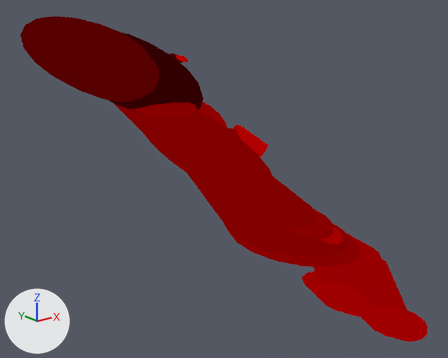
Renders of the Blender file art/models/registrar.blend from each side of a commit.
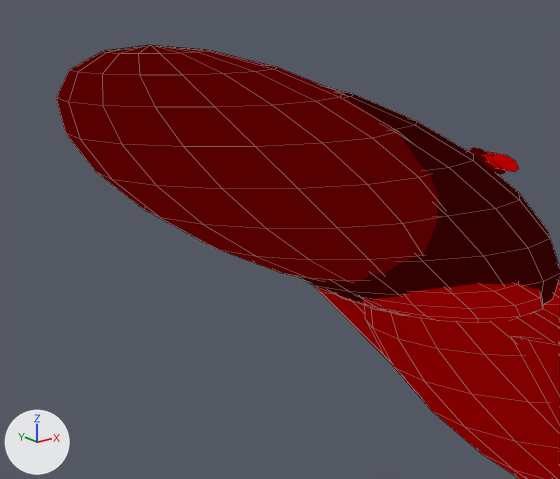
Each version is shown whole from a 50 mm camera at (-1.459, -1.033, 1.02) aimed at (-0.367, 0.332, 0.474), then close up on the part from 0% to 45% of the width and 0% to 48% of the height. Lighting does not change. The marker at lower left points along +X, +Y and +Z. The first two pictures are the older version. The close-ups show mesh edges as thin lines.

Script lines for the objects in view, before the commit:
```python
me_hair = bpy.data.meshes.new('hair')
me_hair.from_pydata(...)  # a UV sphere (16 segments, 10 rings, poles along z) spanning x -1.0..1.0, y -1.0..1.0, z -1.0..1.0
me_hair.polygons.foreach_set('use_smooth', [True] * 160)
me_hair.materials.append(mat_id_3)  # dark red #560000
me_head = bpy.data.meshes.new('head')
me_head.from_pydata(...)  # a UV sphere (16 segments, 10 rings, poles along z) spanning x -1.0..1.0, y -1.0..1.0, z -1.0..1.0
me_head.polygons.foreach_set('use_smooth', [True] * 160)
me_head.materials.append(mat_id_1)  # dark red #320000
me_upper_l = bpy.data.meshes.new('upper_l')
me_upper_l.from_pydata(...)  # a 10-sided cylinder along z spanning x -0.95..0.95, y -1.0..1.0, z 0.0..1.0
me_upper_l.polygons.foreach_set('use_smooth', [True] * 12)
me_upper_l.materials.append(mat_id_7)  # red #810000
ob_hair = bpy.data.objects.new('hair', me_hair)
ob_hair.parent = ob_bodyscale
ob_hair.location = (-0.04, 0.0, 1.02)
ob_hair.scale = (0.15, 0.154, 0.15)
ob_head = bpy.data.objects.new('head', me_head)
ob_head.parent = ob_bodyscale
ob_head.location = (0.01, 0.0, 0.975)
ob_head.scale = (0.15, 0.14, 0.16)
ob_upper_l = bpy.data.objects.new('upper_l', me_upper_l)
ob_upper_l.parent = ob_bodyscale
ob_upper_l.location = (0.0, 0.165, 0.825)
ob_upper_l.rotation_euler = (3.115, 0.0, -0.924)  # degrees (178, 0, -53)
ob_upper_l.scale = (0.05, 0.05, 0.19)
# also in view: 'torso' at (-0.396, 0.396, 0.56); 'collar' at (-0.504, 0.492, 0.696); 'upper_r' at (-0.458, 0.206, 0.59)
```
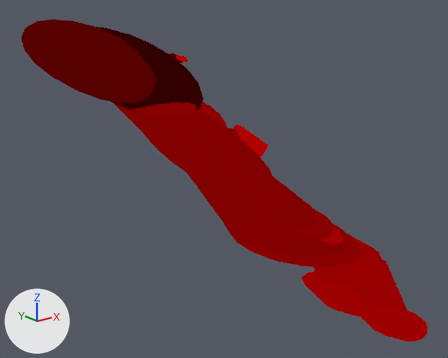
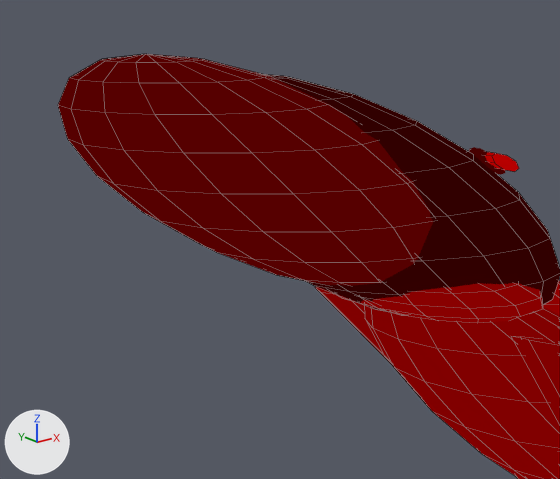
Where the newer file only moved an object's origin or applied its transform, the numbers keep the older frame.

Location of each change, (x1, y1, x2, y2) in pixels of the close-ups (560 x 479 px):
```json
{"object": "hair", "change": "reshaped", "before": [56, 45, 441, 282], "after": [58, 54, 433, 286]}
```

Edits to the scene script, one JSON object a line:
```json
{"block": "me_hair", "where": "# used by ob_hair; parent = ob_bodyscale; location = (-0.04, 0.0, 1.02); scale = (0.15, 0.154, 0.15)"}
{"op": "remove", "block": "me_hair", "code": "me_hair.from_pydata(...)  # 146 vertices, 160 faces; spans x -1.0..1.0, y -1.0..1.0, z -1.0..1.0"}
{"op": "add", "block": "me_hair", "code": "me_hair.from_pydata(...)  # 146 vertices, 160 faces; spans x -1.01..0.85, y -1.0..1.0, z -1.0..0.93"}
{"block": "me_hair", "change": "me_hair part 1: 146 vertices removed from x -1.0..1.0, y -1.0..1.0, z -1.0..1.0; 146 vertices added at x -1.01..0.85, y -1.0..1.0, z -1.0..0.93, forming a UV sphere (16 segments, 10 rings, poles along z)"}
```
